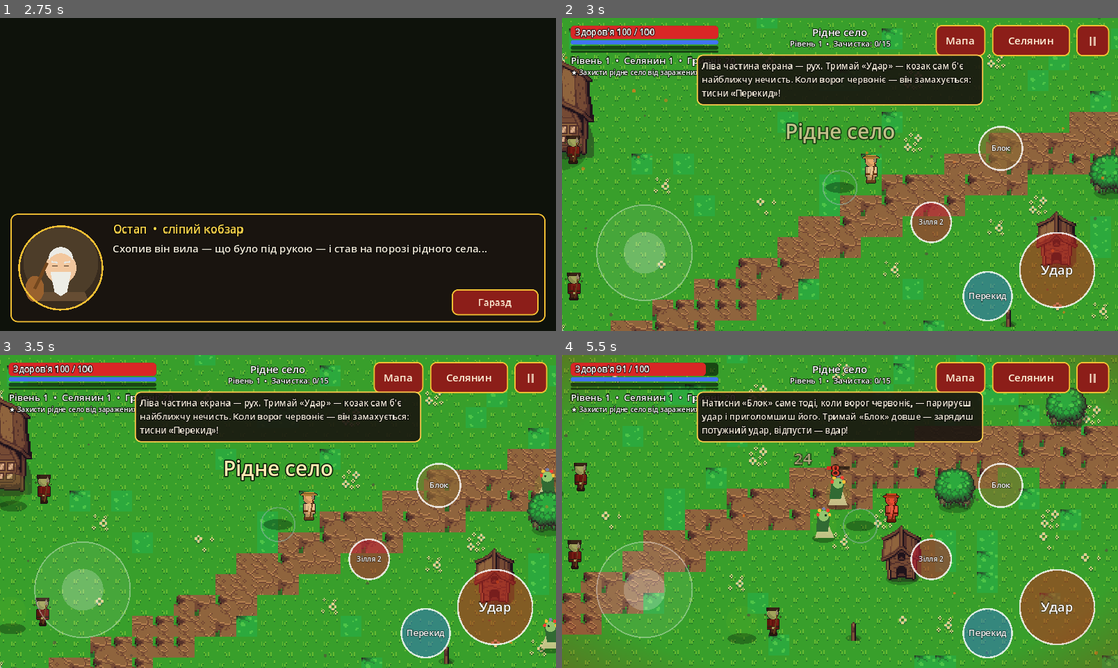
Above: before the commit, frames 1-4 (two rows, left to right).
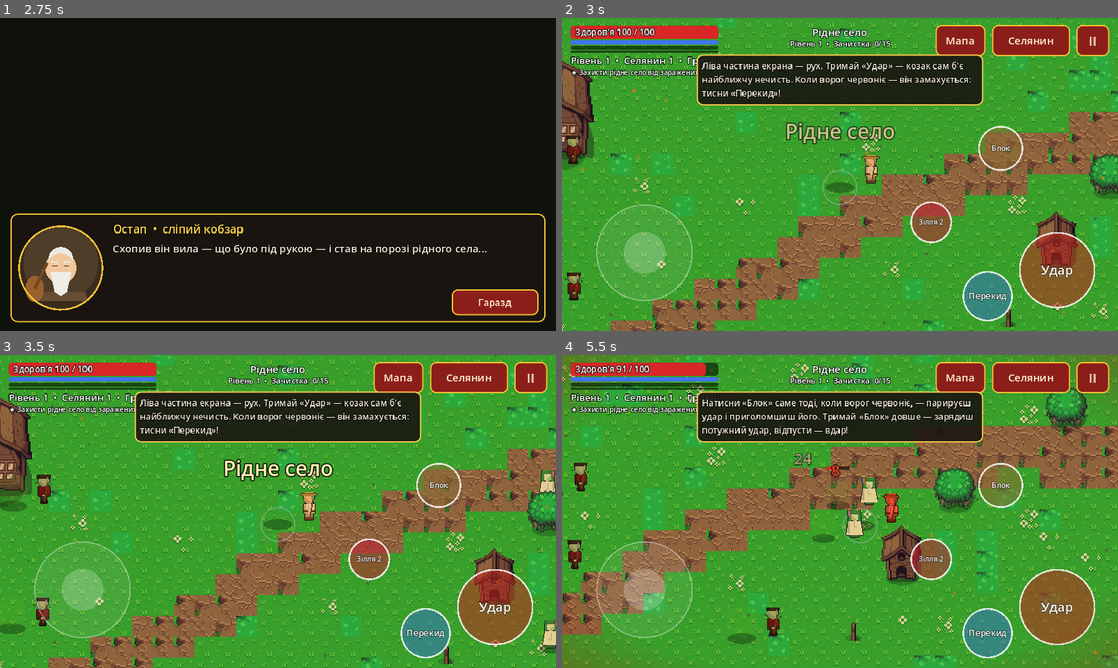
Above: after the commit, the same moments.

Repository: Pcixopatka/Jarvis
Game: Godot game, scene res://scenes/main.tscn
The game is run twice, just before and just after one commit, with the same random seed, the same clock (stepped at 60 frames per second) and the same inputs.
Inputs (mouse positions are in pixels of both pictures, inside the frame that each line leads up to):
- Up to frame 1 (2.75 s): click "Персонажі" at 0.5 s; click "Слот 1 — новий персонаж" at 1.25 s; click "Пропустити" at 2 s
- Up to frame 2 (3 s): click "Гаразд" at 2.75 s
- Up to frame 3 (3.5 s): no input
- Up to frame 4 (5.5 s): tap Enter at 3.5 s; move the mouse to (962, 495) at 3.52 s; hold D 3.53-4.25 s; hold E 3.53-4.25 s; click (962, 495) at 3.67 s; tap Space at 3.77, 4.07 s; drag from (728, 527) to (812, 574) at 4.27 s; move the mouse to (895, 442) at 5.02 s; hold D from 5.03 s (still down); hold J from 5.03 s (still down)

Frame 1 is identical in both runs. In frame 2, 4.6% of the frame differs, in the area x 0-100%, y 0-70%; in frame 3, 4.9%; in frame 4, 7.7%, in the area x 0-100%, y 0-63%.

Commit message:
Графіка, етапи 3–4: уся нечисть і боси спрайтами; річка, болото, гори тайлами
Co-Authored-By: Claude Fable 5.1 <noreply@anthropic.com>
Claude-Session: https://claude.ai/code/session_01LNSrXhawYx8NHCKWuYP1b5

Diff:
--- a/scripts/entities/enemy.gd
+++ b/scripts/entities/enemy.gd
@@ -681,6 +681,10 @@
 		tint = Color(1.8, 1.8, 1.8)
 	elif not statuses.is_empty():
 		tint = Color.WHITE.lerp(Status.tint(self), 0.35)
+	if phase2:
+		draw_arc(Vector2(0, -10), 30.0, 0.0, TAU, 24, Color(1.0, 0.5, 0.3, 0.35 + 0.15 * sin(phase)), 2.0)
+	if is_boss and kind == "putinoid":
+		draw_circle(Vector2(0, -12), 34.0 + sin(phase) * 2.0, Color(0.4, 0.9, 0.15, 0.12 if not phase2 else 0.22))
 	Gfx.draw(self, kind, facing, frame, Vector2(-24, -30), tint)
 
 
--- a/scripts/world/gfx.gd
+++ b/scripts/world/gfx.gd
@@ -10,6 +10,17 @@
 	"zarazhenyi": preload("res://assets/gfx/sprites/zarazhenyi.png"),
 	"chort": preload("res://assets/gfx/sprites/chort.png"),
 	"upyr": preload("res://assets/gfx/sprites/upyr.png"),
+	"pishchalnyk": preload("res://assets/gfx/sprites/pishchalnyk.png"),
+	"mavka": preload("res://assets/gfx/sprites/mavka.png"),
+	"bolotianyk": preload("res://assets/gfx/sprites/bolotianyk.png"),
+	"vovkulaka": preload("res://assets/gfx/sprites/vovkulaka.png"),
+	"chaklun": preload("res://assets/gfx/sprites/chaklun.png"),
+	"koshchii": preload("res://assets/gfx/sprites/koshchii.png"),
+	"putinoid": preload("res://assets/gfx/sprites/putinoid.png"),
+	"baba_yaha": preload("res://assets/gfx/sprites/baba_yaha.png"),
+	"solovei": preload("res://assets/gfx/sprites/solovei.png"),
+	"lykho": preload("res://assets/gfx/sprites/lykho.png"),
+	"oprychnyk": preload("res://assets/gfx/sprites/oprychnyk.png"),
 }
 const ROW := {"down": 0, "up": 1, "side": 2}
 const IDLE := 0
--- a/scripts/world/ground.gd
+++ b/scripts/world/ground.gd
@@ -11,7 +11,7 @@
 var props_parent: Node2D = null  # шар сутностей: сюди ставляться дерева й камені (сортування за y)
 var props := []
 ## Біоми, що малюються тайлами (решта — поки що процедурно)
-const TILED := ["forest", "steppe", "village", "cave", "plague"]
+const TILED := ["forest", "steppe", "village", "cave", "plague", "river", "swamp", "mountain"]
 
 const BASE := {
 	"steppe": Color(0.36, 0.55, 0.24), "river": Color(0.38, 0.56, 0.26), "forest": Color(0.2, 0.36, 0.17),
@@ -77,6 +77,22 @@
 			_scatter(rng, "hut", int(8 * area) + 2, 280.0, 90.0)
 			_scatter(rng, "tree", int(16 * area), 240.0, 80.0)
 			_scatter(rng, "post", int(20 * area), 200.0, 40.0)
+		"river":
+			_scatter(rng, "tree", int(22 * area), 260.0, 90.0)
+			_scatter(rng, "bush", int(30 * area), 180.0, 40.0)
+			_scatter(rng, "rock", int(20 * area), 200.0, 50.0)
+			_scatter(rng, "stump", int(8 * area), 180.0, 40.0)
+		"swamp":
+			_scatter(rng, "tree", int(45 * area), 240.0, 80.0)
+			_scatter(rng, "log", int(14 * area), 200.0, 60.0)
+			_scatter(rng, "stump", int(20 * area), 180.0, 40.0)
+			_scatter(rng, "bush", int(25 * area), 180.0, 40.0)
+		"mountain":
+			_scatter(rng, "boulder_big", int(24 * area) + 2, 230.0, 70.0)
+			_scatter(rng, "boulder", int(40 * area), 160.0, 40.0)
+			_scatter(rng, "pine", int(60 * area), 230.0, 60.0)
+			_scatter(rng, "pine2", int(30 * area), 230.0, 60.0)
+			_scatter(rng, "pebbles", int(30 * area), 120.0, 40.0)
 		"cave", "plague":
 			_scatter(rng, "boulder_big", int(18 * area) + 2, 230.0, 70.0)
 			_scatter(rng, "boulder", int(40 * area), 160.0, 40.0)
@@ -85,7 +101,7 @@
 			if biome == "plague":
 				_scatter(rng, "idol", int(6 * area) + 1, 260.0, 60.0)
 	# Узлісся: щільний ряд дерев по краю арени (замість паркану)
-	if biome in ["forest", "steppe", "village"]:
+	if biome in ["forest", "steppe", "village", "river", "swamp"]:
 		var step := 58.0
 		var x := arena.position.x
 		while x < arena.end.x:
@@ -96,6 +112,18 @@
 		while y < arena.end.y:
 			_prop("tree", Vector2(arena.position.x + rng.randf_range(-10, 20), y + rng.randf_range(-10, 10)))
 			_prop("tree", Vector2(arena.end.x + rng.randf_range(-10, 20), y + rng.randf_range(-10, 10)))
+			y += step
+	elif biome == "mountain":
+		var step := 70.0
+		var x := arena.position.x
+		while x < arena.end.x:
+			_prop("boulder_big", Vector2(x + rng.randf_range(-10, 10), arena.position.y + rng.randf_range(10, 40)))
+			_prop("boulder_big", Vector2(x + rng.randf_range(-10, 10), arena.end.y + rng.randf_range(30, 50)))
+			x += step
+		var y := arena.position.y
+		while y < arena.end.y:
+			_prop("boulder_big", Vector2(arena.position.x + rng.randf_range(-10, 20), y + rng.randf_range(-10, 10)))
+			_prop("boulder_big", Vector2(arena.end.x + rng.randf_range(-10, 20), y + rng.randf_range(-10, 10)))
 			y += step
 
 
@@ -395,6 +423,13 @@
 	# Доріжка через поле
 	var path_off := rng.randf_range(-300, 300)
 	var dark := Color(0.45, 0.5, 0.45) if not cave else Color(1, 1, 1)
+	var river_y := rng.randf_range(-200, 200)
+	var ponds := []  # болото: озерця 3×3 клітинки
+	if biome == "swamp":
+		for i in int(34 * arena.get_area() / 7840000.0) + 6:
+			ponds.append(Vector2(floori(rng.randf_range(arena.position.x + 120, arena.end.x - 200) / ts), floori(rng.randf_range(arena.position.y + 120, arena.end.y - 200) / ts)))
+	var mountain := biome == "mountain"
+	var swamp_tint := Color(0.7, 0.75, 0.6)
 	for r in range(r0, r1):
 		for c in range(c0, c1):
 			var pos := Vector2(c * ts, r * ts)
@@ -408,6 +443,15 @@
 				Tiles.rg_tile(self, fl[rng.randi() % fl.size()], pos, Color(0.85, 0.8, 0.78) if biome == "cave" else Color(0.7, 0.8, 0.6))
 				continue
 			var tint := Color.WHITE if inside else dark
+			if biome == "swamp":
+				tint = tint * swamp_tint
+			if mountain:
+				# Гори: світлий камінь, подекуди трава й сніг
+				var st: Array = Tiles.STONE if roll > 0.07 else (Tiles.SNOW if roll < 0.03 else Tiles.STONE_DARK)
+				Tiles.rg_tile(self, st[rng.randi() % st.size()], pos, tint)
+				if inside and roll > 0.93:
+					Tiles.rg_tile(self, Tiles.RG_GRASS[rng.randi() % 2], pos, tint)
+				continue
 			var cell: Array = Tiles.GRASS[0]
 			if roll < 0.08:
 				cell = Tiles.GRASS[1 + rng.randi() % (Tiles.GRASS.size() - 1)]
@@ -415,6 +459,34 @@
 			if not inside:
 				continue
 			var cy := pos.y + ts / 2
+			if biome == "river":
+				# Річка: смуга води з хвилями по краях, латаття подекуди
+				var band := river_y + sin((pos.x - arena.position.x) / arena.size.x * 5.0) * 140.0
+				var dy := cy - band
+				if absf(dy) < 96.0:
+					if absf(dy) > 64.0:
+						Tiles.tile(self, tex, Tiles.WAVES[rng.randi() % Tiles.WAVES.size()], pos)
+					else:
+						Tiles.tile(self, tex, Tiles.WATER[rng.randi() % Tiles.WATER.size()], pos)
+						if roll > 0.9:
+							Tiles.tile(self, tex, Tiles.LILY[rng.randi() % Tiles.LILY.size()], pos)
+					continue
+			if biome == "swamp":
+				var in_pond := false
+				for pd in ponds:
+					var dx: int = c - int(pd.x)
+					var dyy: int = r - int(pd.y)
+					if dx >= 0 and dx < 3 and dyy >= 0 and dyy < 3:
+						Tiles.tile(self, tex, [2 + dx, 6 + dyy], pos, swamp_tint)
+						if dx == 1 and dyy == 1 and roll > 0.5:
+							Tiles.tile(self, tex, Tiles.LILY[rng.randi() % Tiles.LILY.size()], pos, swamp_tint)
+						in_pond = true
+						break
+				if in_pond:
+					continue
+				if roll > 0.8:
+					Tiles.tile(self, tex, Tiles.GRASS_TALL[rng.randi() % Tiles.GRASS_TALL.size()], pos, swamp_tint)
+				continue
 			var on_path: bool = biome != "forest" and absf(cy - (path_off + sin((pos.x - arena.position.x) / arena.size.x * 7.0) * 220.0)) < 40.0
 			if on_path:
 				Tiles.tile(self, tex, Tiles.DIRT[rng.randi() % Tiles.DIRT.size()], pos)
--- a/scripts/world/tiles.gd
+++ b/scripts/world/tiles.gd
@@ -17,6 +17,11 @@
 const ROCKS_SMALL := [[7, 5], [8, 5], [9, 5], [10, 5]]
 const DIRT := [[12, 13], [13, 13], [12, 14], [13, 14]]
 const WATER := [[3, 3], [4, 3], [5, 3], [3, 4], [4, 4], [5, 4]]
+const WAVES := [[0, 1], [1, 1], [2, 1], [3, 1], [0, 2], [1, 2], [2, 2], [3, 2]]
+const LILY := [[2, 0], [3, 0], [4, 0], [5, 0]]
+const STONE := [[7, 3], [7, 3], [7, 3], [7, 3], [7, 3], [8, 2]]  # RG: світлий камінь (гори), зрідка бруківка
+const STONE_DARK := [[5, 4], [6, 4], [5, 5]]  # RG
+const SNOW := [[8, 0], [8, 1]]  # RG: сніг
 const CAVE_FLOOR := [[5, 4], [5, 5], [6, 4], [6, 5], [8, 4], [9, 5]]  # на листі Kenney (RG): кам'яна підлога
 const CAVE_FLOOR_LIGHT := [[6, 2], [7, 2], [8, 2], [7, 3]]  # світліший камінь (RG)
 const RG_GRASS := [[5, 0], [5, 1]]
Binary file added: assets/gfx/sprites/baba_yaha.png
Not shown, added: assets/gfx/sprites/baba_yaha.png.import
Binary file added: assets/gfx/sprites/bolotianyk.png
Not shown, added: assets/gfx/sprites/bolotianyk.png.import
Binary file added: assets/gfx/sprites/chaklun.png
Not shown, added: assets/gfx/sprites/chaklun.png.import
Binary file added: assets/gfx/sprites/koshchii.png
Not shown, added: assets/gfx/sprites/koshchii.png.import
Binary file added: assets/gfx/sprites/lykho.png
Not shown, added: assets/gfx/sprites/lykho.png.import
Binary file added: assets/gfx/sprites/mavka.png
Not shown, added: assets/gfx/sprites/mavka.png.import
(and 10 more such lines)
